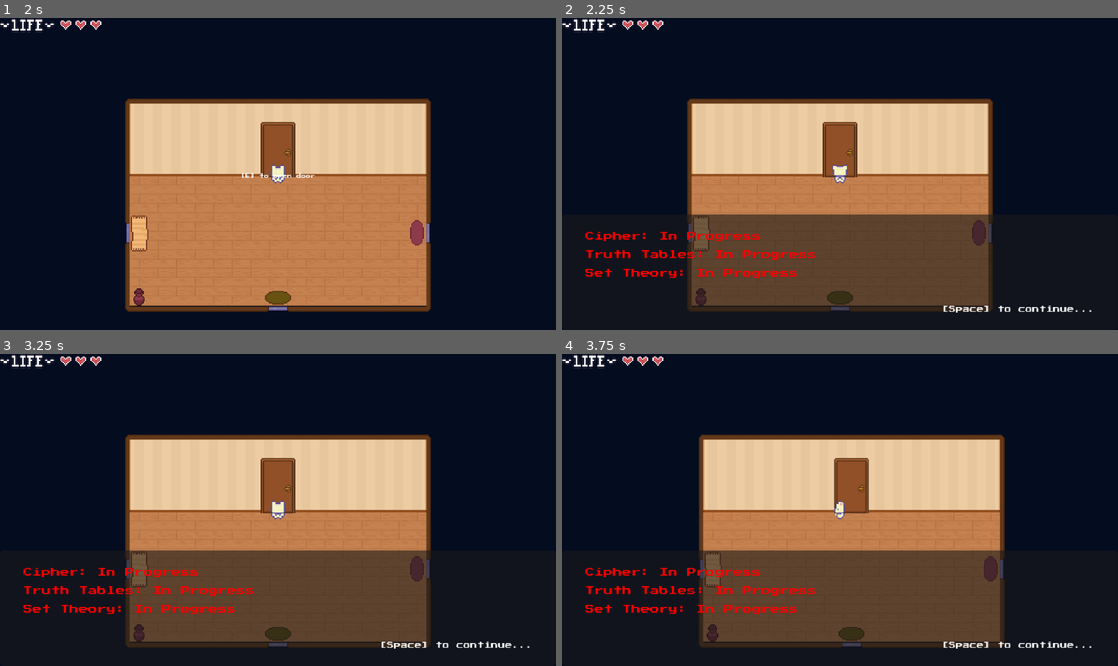
Above: before the commit, frames 1-4 (two rows, left to right).
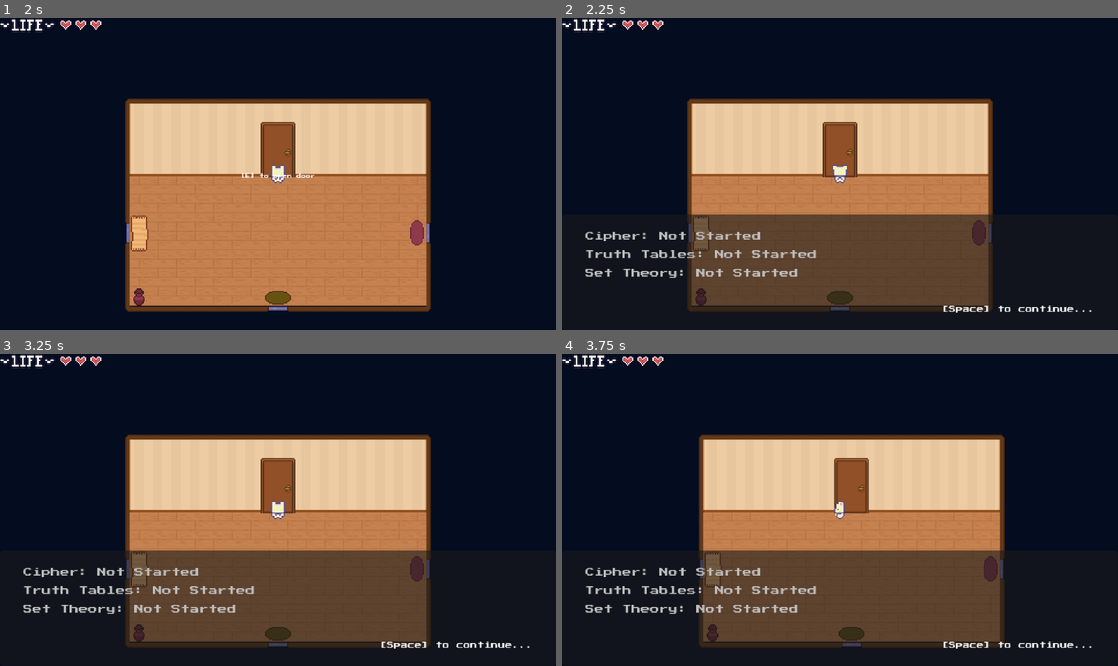
Above: after the commit, the same moments.

Repository: yonisabag11/DiscreteMath_EscapeRoom
Game: Godot game, scene res://GUI/MainMenu.tscn
Same seed, same stepped clock (60 frames per second), same inputs: the game is played once before the commit and once after it.
Inputs:
- Up to frame 1 (2 s): click "START" at 0.5 s; tap Enter (ui_accept) at 1.25, 1.52 s; hold W (up) from 1.28 s (still down); hold E (Interact) from 1.28 s (still down)
- Up to frame 2 (2.25 s): keep holding W (up); release E (Interact) at 2.03 s; tap E (Interact) at 2.1 s
- Up to frame 3 (3.25 s): tap Enter (ui_accept) at 2.27, 2.75 s; release W (up) at 2.78 s; hold A (left) from 2.78 s (still down); hold E (Interact) from 2.78 s (still down)
- Up to frame 4 (3.75 s): keep holding A (left); tap Enter (ui_accept) at 3.5 s; release E (Interact) at 3.53 s; tap E (Interact) at 3.6 s

Frame 1 is identical in both runs. In frame 2, 1.6% of the frame differs, in the area x 4-46%, y 68-84%; in frame 3, 1.6%; in frame 4, 1.6%.

Commit message:
final door adjustments

Diff:
--- a/GUI/MiniGames/mini_game_manager.gd
+++ b/GUI/MiniGames/mini_game_manager.gd
@@ -8,6 +8,8 @@
 
 # Track completed mini-games by their scene path
 var completed_mini_games: Dictionary = {}
+# Track which mini-games have been opened at least once
+var opened_mini_games: Dictionary = {}
 
 signal mini_game_completed(success: bool)
 signal mini_game_closed
@@ -36,6 +38,9 @@
 	var player = get_tree().get_first_node_in_group("player_cat")
 	if player and player.has_method("freeze"):
 		player.freeze()
+
+	# Mark this game as opened
+	opened_mini_games[scene_path] = true
 
 	# Instantiate the new mini-game
 	current_mini_game = game_scene.instantiate()
@@ -93,8 +98,14 @@
 ## Reset all completed mini-games (call this when restarting the game)
 func reset_all_completions():
 	completed_mini_games.clear()
+	opened_mini_games.clear()
 
 ## Check if a mini-game is completed
 func is_mini_game_completed(game_scene: PackedScene) -> bool:
 	var scene_path = game_scene.resource_path
 	return scene_path in completed_mini_games and completed_mini_games[scene_path]
+
+## Check if a mini-game has been opened at least once
+func is_mini_game_opened(game_scene: PackedScene) -> bool:
+	var scene_path = game_scene.resource_path
+	return scene_path in opened_mini_games and opened_mini_games[scene_path]
--- a/Levels/Interactions/Scripts/final_door.gd
+++ b/Levels/Interactions/Scripts/final_door.gd
@@ -14,25 +14,35 @@
 	var truth_complete = MiniGameManager.is_mini_game_completed(TRUTH_TABLE_GAME)
 	var sets_complete = MiniGameManager.is_mini_game_completed(SET_THEORY_GAME)
 
+	var cipher_opened = MiniGameManager.is_mini_game_opened(CIPHER_GAME)
+	var truth_opened = MiniGameManager.is_mini_game_opened(TRUTH_TABLE_GAME)
+	var sets_opened = MiniGameManager.is_mini_game_opened(SET_THEORY_GAME)
+
 	var text = ""
 
 	# Cipher progress
 	if cipher_complete:
 		text += "[color=green]Cipher: Complete[/color]\n\n"
+	elif cipher_opened:
+		text += "[color=red]Cipher: In Progress[/color]\n\n"
 	else:
-		text += "[color=red]Cipher: In Progress[/color]\n\n"
+		text += "[color=gray]Cipher: Not Started[/color]\n\n"
 
 	# Truth Table progress
 	if truth_complete:
 		text += "[color=green]Truth Tables: Complete[/color]\n\n"
+	elif truth_opened:
+		text += "[color=red]Truth Tables: In Progress[/color]\n\n"
 	else:
-		text += "[color=red]Truth Tables: In Progress[/color]\n\n"
+		text += "[color=gray]Truth Tables: Not Started[/color]\n\n"
 
 	# Set Theory progress
 	if sets_complete:
 		text += "[color=green]Set Theory: Complete[/color]"
+	elif sets_opened:
+		text += "[color=red]Set Theory: In Progress[/color]"
 	else:
-		text += "[color=red]Set Theory: In Progress[/color]"
+		text += "[color=gray]Set Theory: Not Started[/color]"
 
 	return text
 
